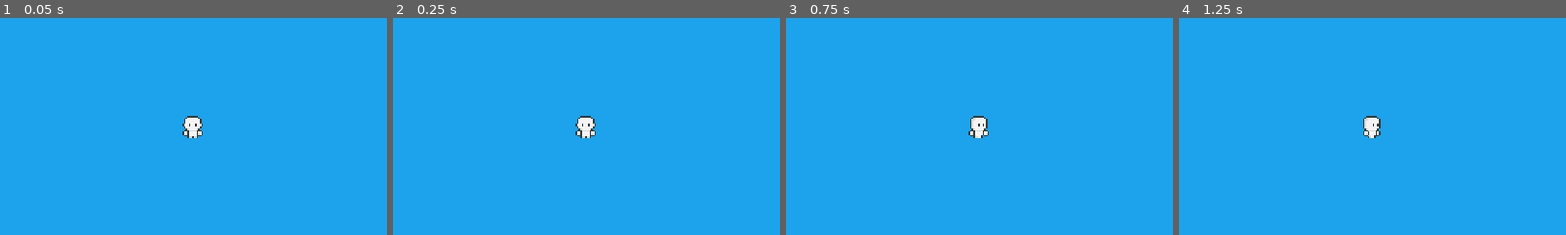
Above: before the commit, frames 1-4 (left to right).
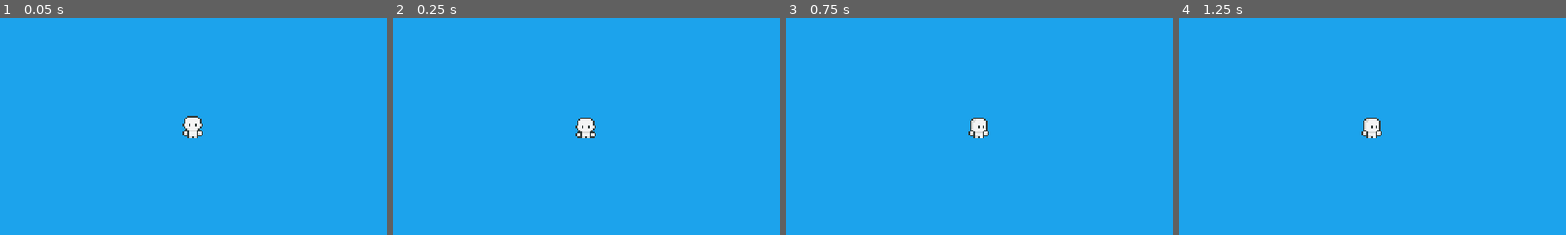
Above: after the commit, the same moments.

Repository: Lord-of-Madness/GameJam2024
Game: Godot game, scene res://Scenes/main_game.tscn
Same seed, same stepped clock (60 frames per second), same inputs: the game is played once before the commit and once after it.
Inputs:
- Up to frame 1 (0.05 s): no input
- Up to frame 2 (0.25 s): no input
- Up to frame 3 (0.75 s): hold D (right) from 0.53 s (still down)
- Up to frame 4 (1.25 s): keep holding D (right)
The pictures show only the part of the screen within x 25-75%, y 25-75%; the shares and areas given below are measured in that part.

Frame 1 is identical in both runs. In frame 2, 0.2% of the frame differs, in the area x 47-53%, y 45-56%; in frame 3, 0.1%; in frame 4, 0.2%.

Commit message:
death animation

Diff:
--- a/Characters/Base_character.tscn
+++ b/Characters/Base_character.tscn
@@ -1,10 +1,83 @@
-[gd_scene load_steps=44 format=3 uid="uid://bwbscfbgtifl4"]
+[gd_scene load_steps=63 format=3 uid="uid://bwbscfbgtifl4"]
 
 [ext_resource type="Script" path="res://Scripts/character_movement.gd" id="1_7lcwf"]
-[ext_resource type="Texture2D" uid="uid://cuv5uol8elak2" path="res://Art/Hana Caraka - Base Character [sample]/idle.png" id="1_insey"]
+[ext_resource type="Texture2D" uid="uid://ffncun46b54a" path="res://Art/Hana Caraka - Base Character [sample]/idle.png" id="1_insey"]
+[ext_resource type="Texture2D" uid="uid://c3hra1mer6pgd" path="res://Art/Hana Caraka - Base Character [sample]/death.png" id="2_1fmrf"]
 [ext_resource type="Script" path="res://Characters/ConversionRing.gd" id="3_1pu7u"]
 [ext_resource type="Texture2D" uid="uid://ccoo560sqlie1" path="res://Art/Hana Caraka - Base Character [sample]/walk.png" id="3_63v58"]
 
+[sub_resource type="AtlasTexture" id="AtlasTexture_1sl8i"]
+atlas = ExtResource("2_1fmrf")
+region = Rect2(0, 80, 80, 80)
+
+[sub_resource type="AtlasTexture" id="AtlasTexture_iqk4k"]
+atlas = ExtResource("2_1fmrf")
+region = Rect2(80, 80, 80, 80)
+
+[sub_resource type="AtlasTexture" id="AtlasTexture_dmpcw"]
+atlas = ExtResource("2_1fmrf")
+region = Rect2(160, 80, 80, 80)
+
+[sub_resource type="AtlasTexture" id="AtlasTexture_bcjtg"]
+atlas = ExtResource("2_1fmrf")
+region = Rect2(240, 80, 80, 80)
+
+[sub_resource type="AtlasTexture" id="AtlasTexture_n4uqp"]
+atlas = ExtResource("2_1fmrf")
+region = Rect2(320, 80, 80, 80)
+
+[sub_resource type="AtlasTexture" id="AtlasTexture_kvu5j"]
+atlas = ExtResource("2_1fmrf")
+region = Rect2(400, 80, 80, 80)
+
+[sub_resource type="AtlasTexture" id="AtlasTexture_a66t6"]
+atlas = ExtResource("2_1fmrf")
+region = Rect2(0, 0, 80, 80)
+
+[sub_resource type="AtlasTexture" id="AtlasTexture_ld7t4"]
+atlas = ExtResource("2_1fmrf")
+region = Rect2(80, 0, 80, 80)
+
+[sub_resource type="AtlasTexture" id="AtlasTexture_53t2k"]
+atlas = ExtResource("2_1fmrf")
+region = Rect2(160, 0, 80, 80)
+
+[sub_resource type="AtlasTexture" id="AtlasTexture_difbx"]
+atlas = ExtResource("2_1fmrf")
+region = Rect2(240, 0, 80, 80)
+
+[sub_resource type="AtlasTexture" id="AtlasTexture_fvyq2"]
+atlas = ExtResource("2_1fmrf")
+region = Rect2(320, 0, 80, 80)
+
+[sub_resource type="AtlasTexture" id="AtlasTexture_wduwo"]
+atlas = ExtResource("2_1fmrf")
+region = Rect2(400, 0, 80, 80)
+
+[sub_resource type="AtlasTexture" id="AtlasTexture_34516"]
+atlas = ExtResource("2_1fmrf")
+region = Rect2(0, 160, 80, 80)
+
+[sub_resource type="AtlasTexture" id="AtlasTexture_l46cy"]
+atlas = ExtResource("2_1fmrf")
+region = Rect2(80, 160, 80, 80)
+
+[sub_resource type="AtlasTexture" id="AtlasTexture_0jtx4"]
+atlas = ExtResource("2_1fmrf")
+region = Rect2(160, 160, 80, 80)
+
+[sub_resource type="AtlasTexture" id="AtlasTexture_ahekm"]
+atlas = ExtResource("2_1fmrf")
+region = Rect2(240, 160, 80, 80)
+
+[sub_resource type="AtlasTexture" id="AtlasTexture_ntrqm"]
+atlas = ExtResource("2_1fmrf")
+region = Rect2(320, 160, 80, 80)
+
+[sub_resource type="AtlasTexture" id="AtlasTexture_ijiea"]
+atlas = ExtResource("2_1fmrf")
+region = Rect2(400, 160, 80, 80)
+
 [sub_resource type="AtlasTexture" id="AtlasTexture_g0sk2"]
 atlas = ExtResource("1_insey")
 region = Rect2(0, 80, 80, 80)
@@ -152,6 +225,75 @@
 [sub_resource type="SpriteFrames" id="SpriteFrames_3ysjt"]
 animations = [{
 "frames": [{
+"duration": 2.0,
+"texture": SubResource("AtlasTexture_1sl8i")
+}, {
+"duration": 2.0,
+"texture": SubResource("AtlasTexture_iqk4k")
+}, {
+"duration": 2.0,
+"texture": SubResource("AtlasTexture_dmpcw")
+}, {
+"duration": 2.0,
+"texture": SubResource("AtlasTexture_bcjtg")
+}, {
+"duration": 2.0,
+"texture": SubResource("AtlasTexture_n4uqp")
+}, {
+"duration": 2.0,
+"texture": SubResource("AtlasTexture_kvu5j")
+}],
+"loop": false,
+"name": &"Death",
+"speed": 15.0
+}, {
+"frames": [{
+"duration": 2.0,
+"texture": SubResource("AtlasTexture_a66t6")
+}, {
+"duration": 2.0,
+"texture": SubResource("AtlasTexture_ld7t4")
+}, {
+"duration": 2.0,
+"texture": SubResource("AtlasTexture_53t2k")
+}, {
+"duration": 2.0,
+"texture": SubResource("AtlasTexture_difbx")
+}, {
+"duration": 2.0,
+"texture": SubResource("AtlasTexture_fvyq2")
+}, {
+"duration": 2.0,
+"texture": SubResource("AtlasTexture_wduwo")
+}],
+"loop": false,
+"name": &"Death_right",
+"speed": 15.0
+}, {
+"frames": [{
+"duration": 2.0,
+"texture": SubResource("AtlasTexture_34516")
+}, {
+"duration": 2.0,
+"texture": SubResource("AtlasTexture_l46cy")
+}, {
+"duration": 2.0,
+"texture": SubResource("AtlasTexture_0jtx4")
+}, {
+"duration": 2.0,
+"texture": SubResource("AtlasTexture_ahekm")
+}, {
+"duration": 2.0,
+"texture": SubResource("AtlasTexture_ntrqm")
+}, {
+"duration": 2.0,
+"texture": SubResource("AtlasTexture_ijiea")
+}],
+"loop": false,
+"name": &"Death_up",
+"speed": 15.0
+}, {
+"frames": [{
 "duration": 1.0,
 "texture": SubResource("AtlasTexture_g0sk2")
 }, {
@@ -166,7 +308,7 @@
 }],
 "loop": true,
 "name": &"Idle",
-"speed": 5.0
+"speed": 15.0
 }, {
 "frames": [{
 "duration": 1.0,
@@ -183,7 +325,7 @@
 }],
 "loop": true,
 "name": &"Idle_right",
-"speed": 5.0
+"speed": 15.0
 }, {
 "frames": [{
 "duration": 1.0,
@@ -200,7 +342,7 @@
 }],
 "loop": true,
 "name": &"Idle_up",
-"speed": 5.0
+"speed": 15.0
 }, {
 "frames": [{
 "duration": 1.0,
@@ -229,7 +371,7 @@
 }],
 "loop": true,
 "name": &"Walk",
-"speed": 5.0
+"speed": 15.0
 }, {
 "frames": [{
 "duration": 1.0,
@@ -258,7 +400,7 @@
 }],
 "loop": true,
 "name": &"Walk_down",
-"speed": 5.0
+"speed": 15.0
 }, {
 "frames": [{
 "duration": 1.0,
@@ -287,7 +429,7 @@
 }],
 "loop": true,
 "name": &"Walk_up",
-"speed": 5.0
+"speed": 15.0
 }]
 
 [sub_resource type="RectangleShape2D" id="RectangleShape2D_bdjqp"]
@@ -302,7 +444,7 @@
 
 [node name="AnimatedSprite2D" type="AnimatedSprite2D" parent="."]
 sprite_frames = SubResource("SpriteFrames_3ysjt")
-animation = &"Idle"
+animation = &"Death_right"
 
 [node name="CollisionShape2D" type="CollisionShape2D" parent="."]
 position = Vector2(-0.5, 4.5)
@@ -316,4 +458,8 @@
 
 [node name="Camera2D" type="Camera2D" parent="."]
 
+[node name="Timer" type="Timer" parent="."]
+one_shot = true
+
+[connection signal="animation_finished" from="AnimatedSprite2D" to="." method="_on_animated_sprite_2d_animation_finished"]
 [connection signal="body_entered" from="ConversionRing" to="ConversionRing" method="_on_body_entered"]
--- a/Scripts/character_movement.gd
+++ b/Scripts/character_movement.gd
@@ -2,48 +2,87 @@
 
 @export var move_speed : float = 100
 
-@onready var player_sprite = $AnimatedSprite2D
+@onready var player_sprite:AnimatedSprite2D = $AnimatedSprite2D
 var Health:int = 20
+var is_alive:bool = true
+var dead:bool = false
+var facing_right:bool
+var facing_left:bool
+var facing_up:bool
+
 
 var rng = RandomNumberGenerator.new()
 
-func _physics_process(_delta):
+func _process(delta: float) -> void:
+	if Health <= 0 and not dead:
+		die()
+		if facing_right or facing_left:
+			player_sprite.play("Death_right")
+		elif facing_up:
+			player_sprite.play("Death_up")
+		else:
+			player_sprite.play("Death")
+		dead = true
 
-	# Get input direction
-	var horizontal = Input.get_axis("left","right")
-	var vertical = Input.get_axis("up", "down")
+func _physics_process(delta: float) -> void:
+	if is_alive:
+		# Get input direction
+		var horizontal = Input.get_axis("left","right")
+		var vertical = Input.get_axis("up", "down")
 
-	var angle = atan2(vertical, horizontal)
-	var actual_speed =  move_speed
+		var angle = atan2(vertical, horizontal)
+		var actual_speed =  move_speed
 
-	# Animation and idle state speed 0
-	if ((angle >= PI*2 ) or (abs(horizontal) + abs(vertical)) == 0):
-		get_node("AnimatedSprite2D").play("Idle")
-		actual_speed = 0
+		# Animation and idle state speed 0
+		if ((angle >= PI*2 ) or (abs(horizontal) + abs(vertical)) == 0):
+			player_sprite.play("Idle")
+			facing_up = false
+			facing_right = false
+			facing_left = false
+			actual_speed = 0
+		else:
+			input_handling()
+
+		# Update velocity
+		var xVelocity = cos(angle) * actual_speed
+		var yVelocity = sin(angle) * actual_speed
+
+		velocity = Vector2(xVelocity, yVelocity)
+
+		# Move and Slide function uses velocity of character body to move character on map
+		move_and_slide()
+
+func input_handling():
+	if Input.get_action_strength("right"):
+		player_sprite.play("Walk")
+		facing_right = true
+		facing_left = false
+		facing_up = false
+		player_sprite.flip_h = false
+	elif Input.get_action_strength("left"):
+		player_sprite.play("Walk")
+		facing_right = false
+		facing_left = true
+		facing_up = false
+		player_sprite.flip_h = true
+	elif Input.get_action_strength("down"):
+		player_sprite.play("Walk_down")
+		facing_up = false
+		facing_right = false
+		facing_left = false
 	else:
-		if Input.get_action_strength("right"):
-			get_node("AnimatedSprite2D").play("Walk")
-			player_sprite.flip_h = false
-		elif Input.get_action_strength("left"):
-			get_node("AnimatedSprite2D").play("Walk")
-			player_sprite.flip_h = true
-		elif Input.get_action_strength("down"):
-			get_node("AnimatedSprite2D").play("Walk_down")
-		else:
-			get_node("AnimatedSprite2D").play("Walk_up")
+		player_sprite.play("Walk_up")
+		facing_up = true
+		facing_right = false
+		facing_left = false
 
-	# Update velocity
-	var xVelocity = cos(angle) * actual_speed
-	var yVelocity = sin(angle) * actual_speed
-
-	velocity = Vector2(xVelocity, yVelocity)
-
-	# Move and Slide function uses velocity of character body to move character on map
-	move_and_slide()
 func take_damage(damage:int):
 	Health-=damage
 	camera_shake(Vector2.ZERO)
 	flash_modulate(Color.RED)
+
+func die():
+	is_alive = false
 
 func camera_shake(startpos):
 	var dur = 0.3
@@ -58,3 +97,10 @@
 	var tween = create_tween()
 	tween.tween_property(self,"modulate",color,0.3)
 	tween.tween_property(self,"modulate",Color.WHITE,0.3)
+
+
+func _on_animated_sprite_2d_animation_finished() -> void:
+	is_alive = true
+	dead = false
+	Health = 20
+	get_tree().reload_current_scene()
